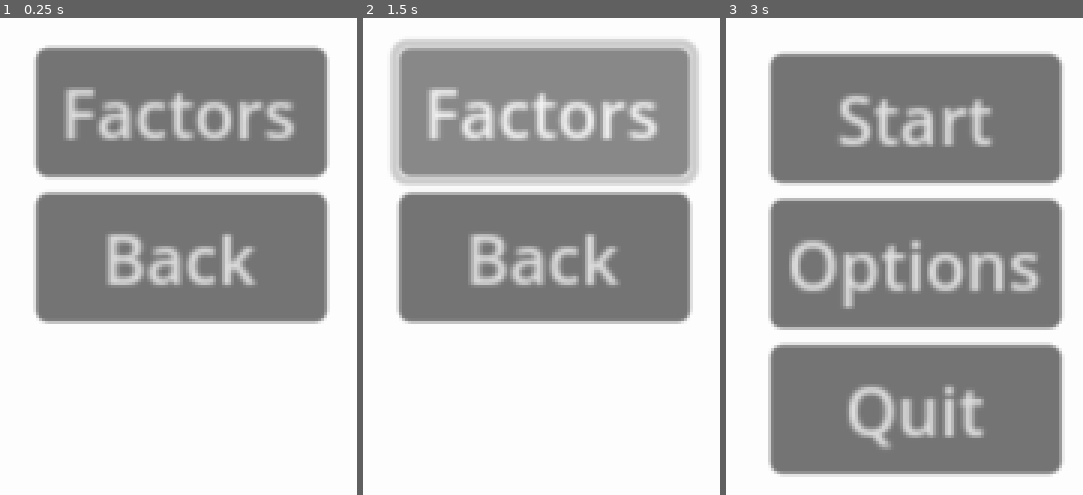
Above: before the commit, frames 1-3 (left to right).
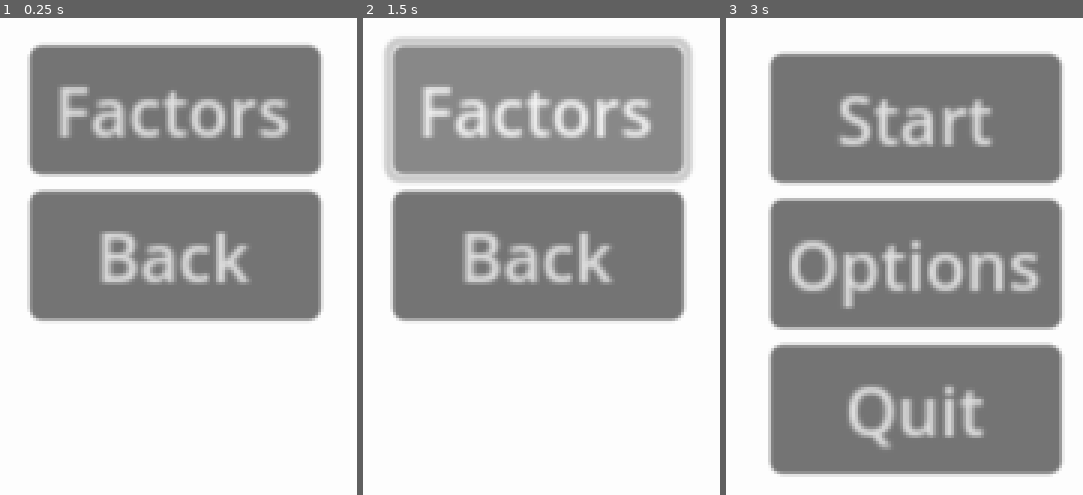
Above: after the commit, the same moments.

Repository: mulboor/kruispuntsimulatie
Game: Godot game, scene res://ui/options_test.tscn
Two runs of this game, one before a commit and one after it. Both use one fixed random seed, a clock stepped at 60 frames per second and the inputs below. This scene is started directly instead of the project's main scene.
Inputs:
- Up to frame 1 (0.25 s): no input
- Up to frame 2 (1.5 s): click "Factors" at 0.5 s; click "Factors" at 1.25 s
- Up to frame 3 (3 s): click "Factors" at 2 s; click "Back" at 2.75 s

The runs differ from the first frame. In frame 1, 12% of the frame differs, in the area x 7-93%, y 5-65%; in frame 2, 13%, in the area x 5-95%, y 4-65%; in frame 3, nothing differs.

Commit message:
UI

Diff:
--- a/ui/options_test.tscn
+++ b/ui/options_test.tscn
@@ -7,8 +7,10 @@
 anchors_preset = 15
 anchor_right = 1.0
 anchor_bottom = 1.0
-offset_top = -1.0
-offset_bottom = -1.0
+offset_left = -3.0
+offset_top = -2.0
+offset_right = -3.0
+offset_bottom = -2.0
 grow_horizontal = 2
 grow_vertical = 2
 script = ExtResource("1_jb08e")
